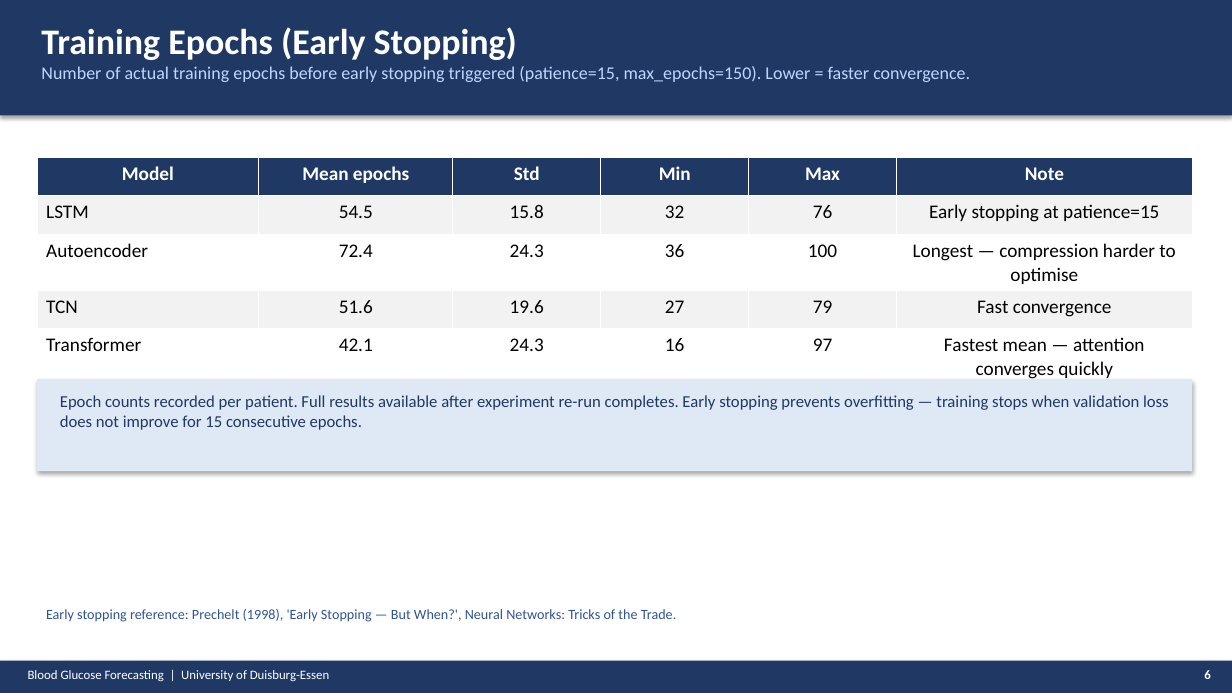
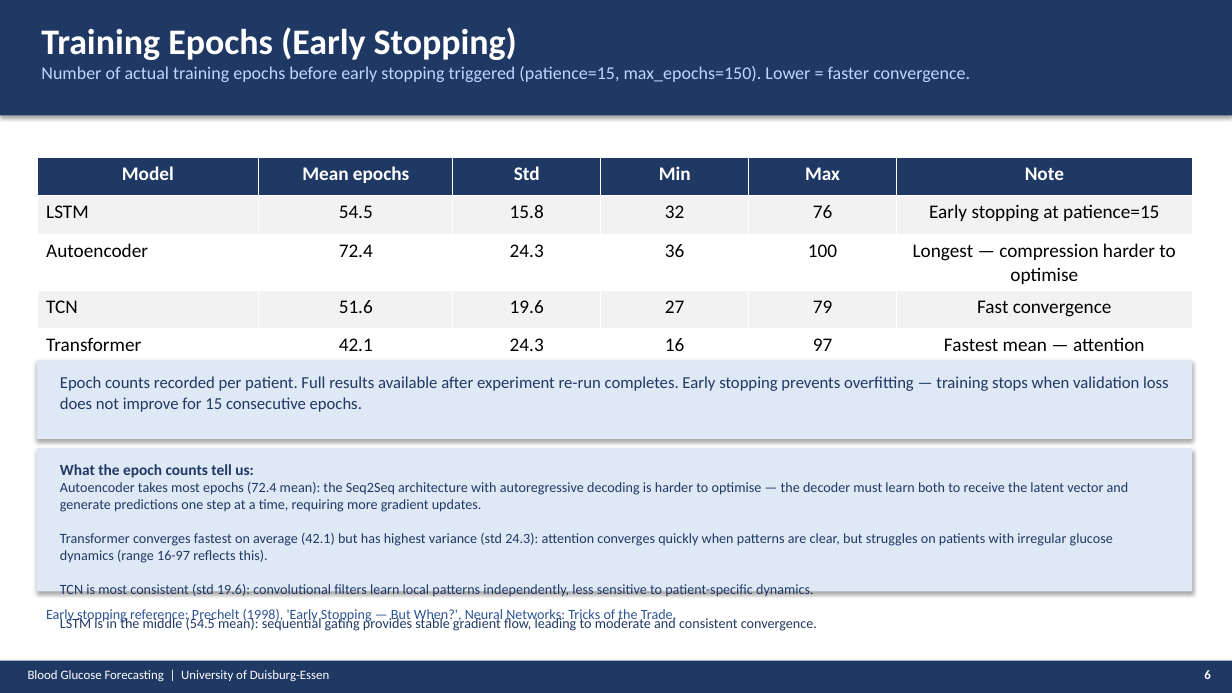
Before and after one commit to Abeeryanek/prediction-of-glucose-levels-in-type1-Diabetes, a slide deck: slide 6 of PRESENTATION_FINAL.pptx. Drawn at 1232x693 pixels with LibreOffice and Linux fonts; fonts in the diff are those of the drawing. Boxes give left, top, right and bottom in pixels: in the first picture for what was removed or moved away, otherwise in the second. Text is boxed around its words. In the diff, an @@ line names an element or a change of style, - is before the commit and + after.

Commit message:
docs: add epoch interpretation to presentation Slide 6

```diff
--- a/PRESENTATION_FINAL.pptx
+++ b/PRESENTATION_FINAL.pptx
@@ rectangle: place and size @@
-rectangle at bbox=[37, 379, 1192, 471]
+rectangle at bbox=[37, 360, 1192, 439]
@@ text "Epoch counts recorded per patient. ...": place and size @@
-text "Epoch counts recorded per patient. ..." at bbox=[60, 395, 1169, 430]
+text "Epoch counts recorded per patient. ..." at bbox=[60, 376, 1169, 412]
@@ rectangle added at bbox=[37, 448, 1192, 592], fill #DFE8F5 @@
@@ text added at bbox=[60, 464, 1129, 631], 11 pt, text #1F3864 @@
+What the epoch counts tell us:
+Autoencoder takes most epochs (72.4 mean): the Seq2Seq architecture with autoregressive decoding is harder to optimise — the decoder must learn both to receive the latent vector and generate predictions one step at a time, requiring more gradient updates.
+Transformer converges fastest on average (42.1) but has highest variance (std 24.3): attention converges quickly when patterns are clear, but struggles on patients with irregular glucose dynamics (range 16-97 reflects this).
+TCN is most consistent (std 19.6): convolutional filters learn local patterns independently, less sensitive to patient-specific dynamics.
+LSTM is in the middle (54.5 mean): sequential gating provides stable gradient flow, leading to moderate and consistent convergence.
```
